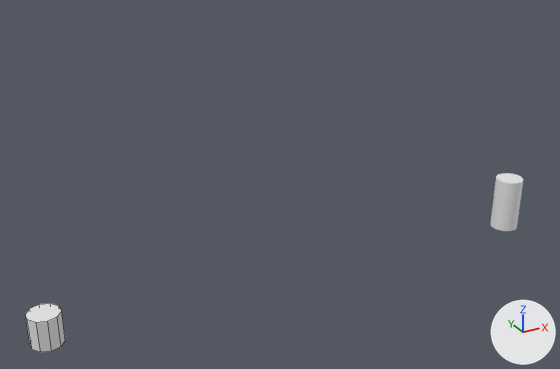
The Blender file assets/models/saves/trees.blend, before and after one commit.
One viewpoint serves both versions: a camera (50 mm lens) standing at (-3.15, -19.64, 12.67) and looking at (8.12, 0.85, 2.42). Lighting does not change. The marker at lower right points along +X, +Y and +Z. Mesh edges are drawn as thin lines on the coarser meshes.

Names of what the first picture shows: 'Cylinder', 'player'.
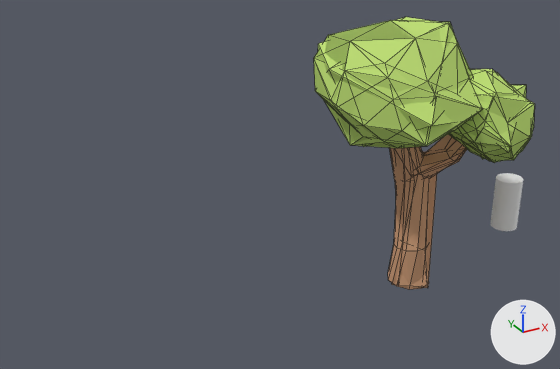
The newer file is also turned or shifted as a whole; pictures and numbers use the older file's frame.

Pixel boxes (x1, y1, x2, y2) of what changed, in the pictures (560 x 369 px):
'leafs', added (green)
    after: (314, 20, 535, 163)
'leafs.001', added (green)
    after: (319, 25, 532, 161)
'leafs.002', added (green)
    after: (318, 17, 526, 159)
'tree-a_0_0.25', added (brown)
    after: (388, 140, 466, 289)
'tree-a_1_0.1', added (brown)
    after: (392, 147, 466, 288)
'Cylinder', deleted
    before: (25, 303, 65, 352)
'tree-a_2_', added (brown)
    after: (389, 134, 467, 287)

What the commit changed:
Material 'leaf' (mat_leaf) is new.
Its base color is (0.531, 0.748, 0.19) (green #c1e079).
Its roughness is 0.0.
Its specular ior level is 0.0.
Material 'wood' (mat_wood) is new.
Its base color is (0.604, 0.339, 0.196) (brown #cc9d7a).
Its roughness is 0.0.
Its specular ior level is 0.0.
Mesh me_icosphere_002 is new.
It has 26 vertices, 40 faces and spans x -3.95..3.18, y -3.44..4.38, z 3.98..8.56.
It uses material mat_leaf (green #c1e079).
Mesh me_cylinder_003 is new.
It has 16 vertices, 25 faces and spans x -1.2..1.36, y -1.37..2.15, z -1.08..6.16.
It uses material mat_wood (brown #cc9d7a).
Mesh me_icosphere_001 is new.
It has 70 vertices, 128 faces and spans x -3.81..3.06, y -3.45..4.69, z 3.97..8.54.
It uses material mat_leaf (green #c1e079).
Mesh me_cylinder_001 is new.
It has 35 vertices, 49 faces and spans x -1.27..1.36, y -1.37..2.2, z -1.09..6.2.
It uses material mat_wood (brown #cc9d7a).
Mesh me_icosphere is new.
It has 126 vertices, 240 faces and spans x -3.87..3.02, y -3.45..4.6, z 4.08..8.54.
It uses material mat_leaf (green #c1e079).
Mesh me_cylinder_002_1 is new.
It has 140 vertices, 102 faces and spans x -1.28..1.4, y -1.35..2.15, z -1.09..6.18.
It uses material mat_wood (brown #cc9d7a).
Object 'Cylinder' (ob_cylinder) is deleted.
Object 'leafs.002' (ob_leafs_002) is new; it shows me_icosphere_002.
Its location is (13.07, 0.0, -1.0).
Object 'tree-a_2_' (ob_tree_a_2) is new; it shows me_cylinder_003.
Its location is (13.07, 0.0, -1.0).
Object 'leafs.001' (ob_leafs_001) is new; it shows me_icosphere_001.
Its location is (13.07, 0.0, -1.0).
Object 'tree-a_1_0.1' (ob_tree_a_1_0_1) is new; it shows me_cylinder_001.
Its location is (13.07, 0.0, -1.0).
Object 'leafs' (ob_leafs) is new; it shows me_icosphere.
Its location is (13.07, 0.0, -1.0).
Object 'tree-a_0_0.25' (ob_tree_a_0_0_25) is new; it shows me_cylinder_002_1.
Its location is (13.07, 0.0, -1.0).
